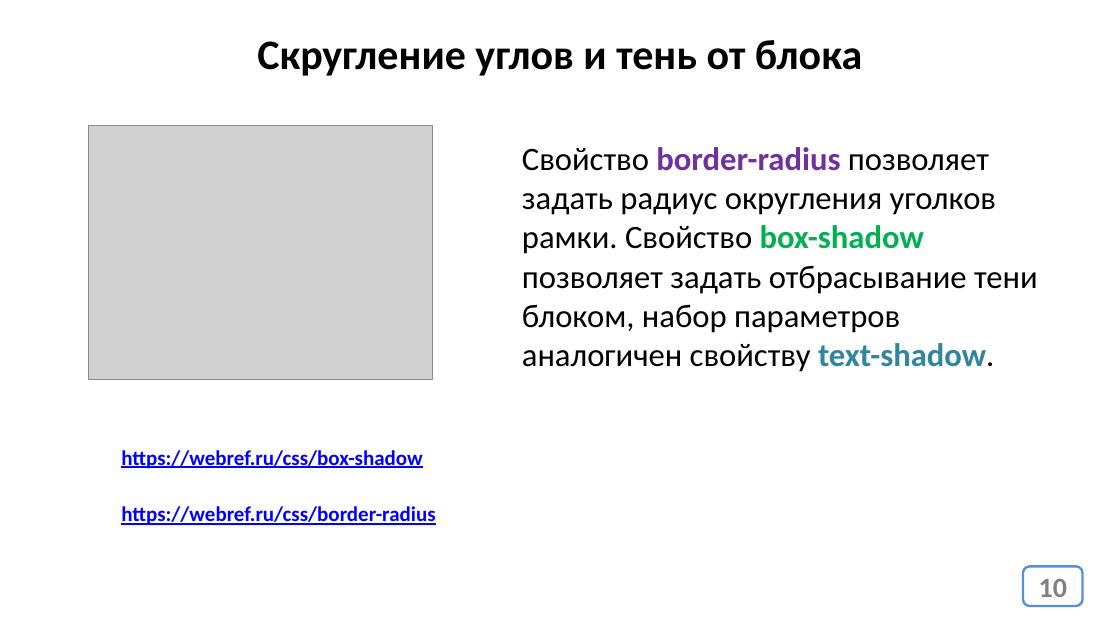
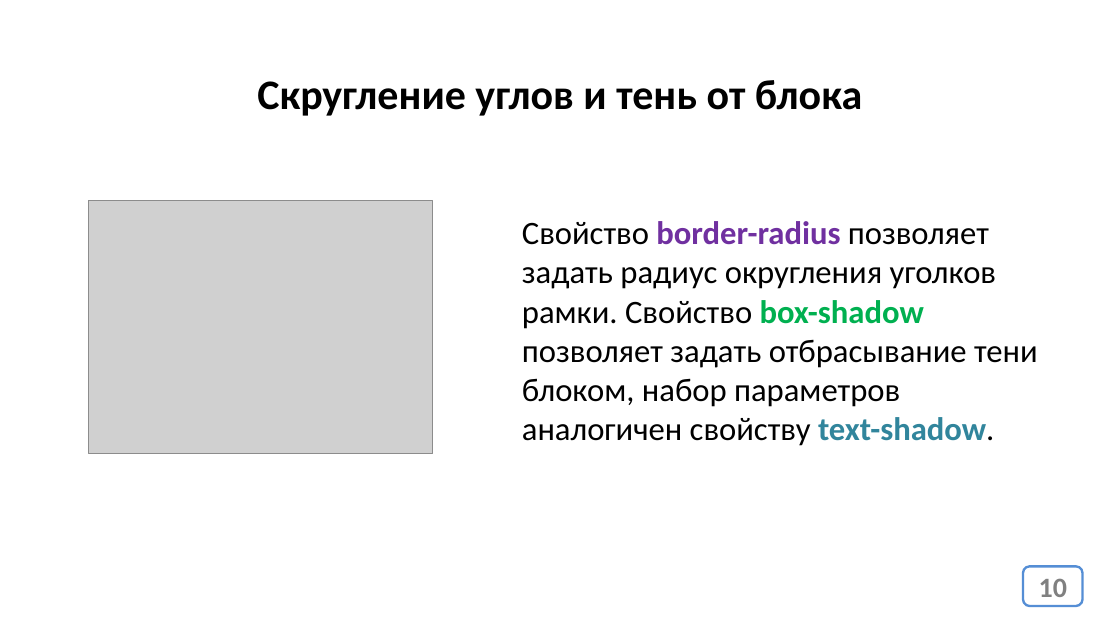
Before and after one commit to web44-ortdnipro/lesson04, a slide deck: slide 10 of lesson04.pptx. Drawn at 1120x630 pixels with LibreOffice and Linux fonts; fonts in the diff are those of the drawing; grey boxes stand for pictures. Boxes give left, top, right and bottom in pixels: in the first picture for what was removed or moved away, otherwise in the second. Text is boxed around its words. In the diff, an @@ line names an element or a change of style, - is before the commit and + after.

```diff
--- a/lesson04.pptx
+++ b/lesson04.pptx
@@ text "Скругление углов и тень от ...": place and size @@
-text "Скругление углов и тень от ..." at <box>257,40,862,76</box>
+text "Скругление углов и тень от ..." at <box>257,80,862,116</box>
@@ picture: place and size @@
-picture at <box>89,126,433,380</box>
+picture at <box>89,200,433,454</box>
@@ text "Свойство border-radius позволяет задать радиус ...": place and size @@
-text "Свойство border-radius позволяет задать радиус ..." at <box>522,147,1038,372</box>
+text "Свойство border-radius позволяет задать радиус ..." at <box>522,221,1038,446</box>
@@ text removed at <box>121,450,423,469</box> @@
-https://webref.ru/css/box-shadow
@@ text removed at <box>121,506,435,525</box> @@
-https://webref.ru/css/border-radius
```
Also in this commit, not shown: 9 other slides changed, 1 other file.
